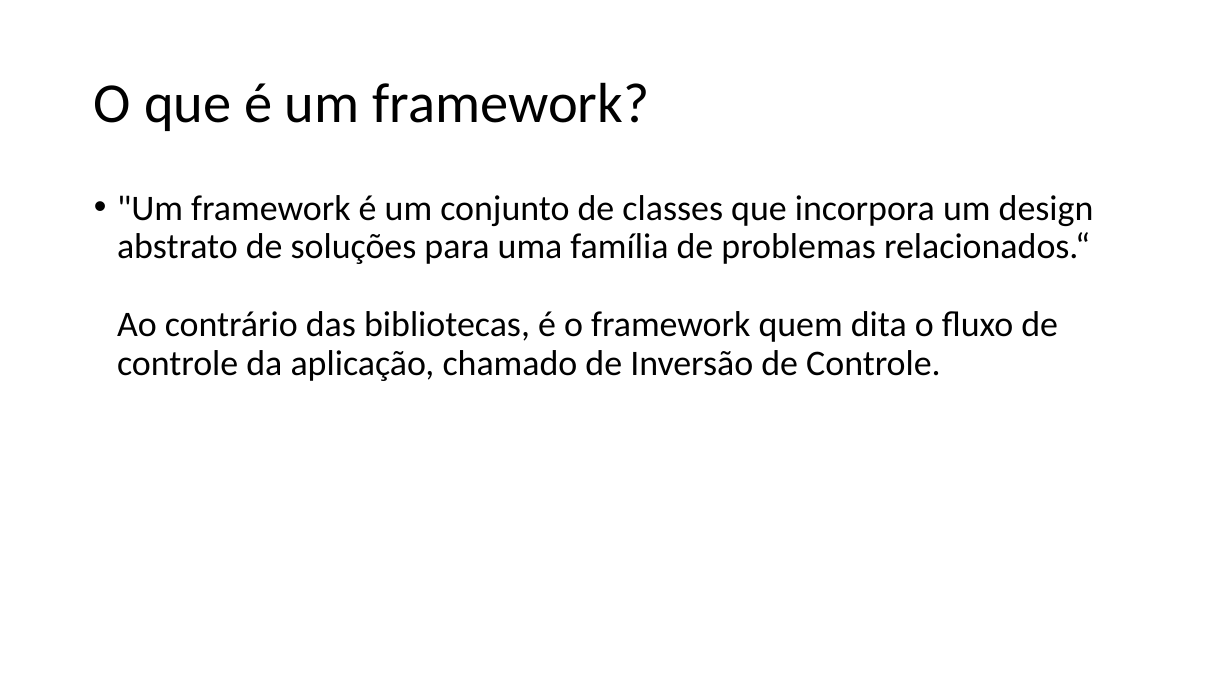
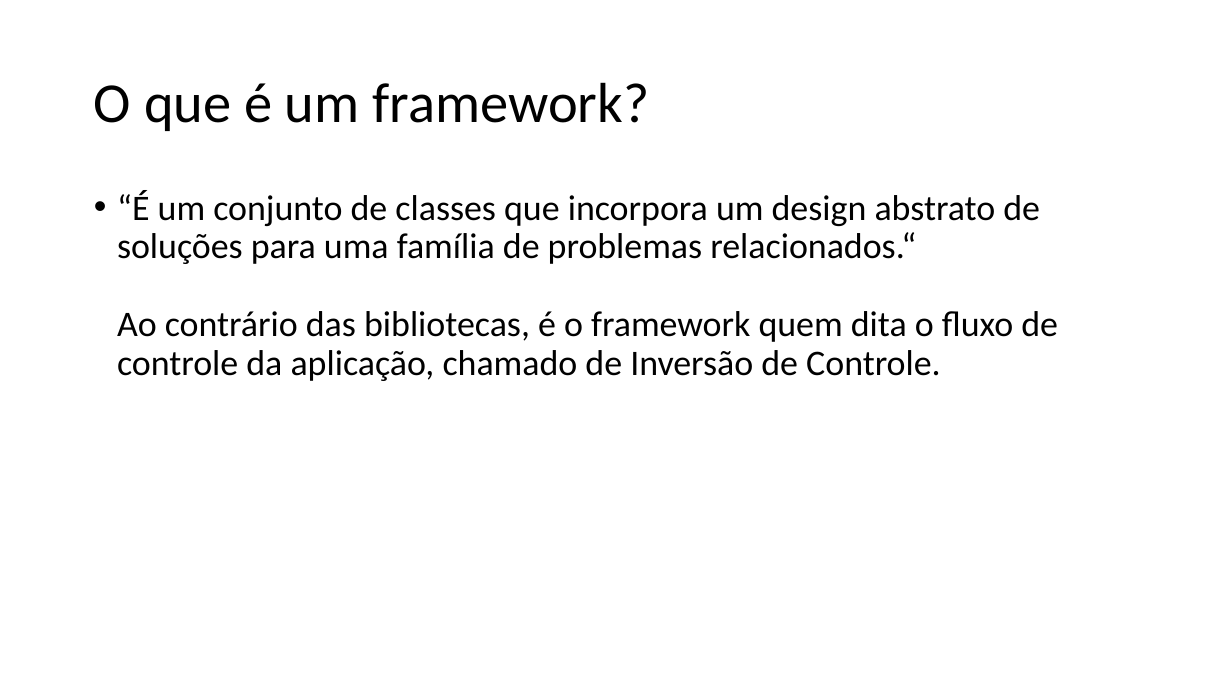
Before and after one commit to renanpupin/fct-blog, a slide deck: slide 2 of Introdução a APIs RESTful com PHP Laravel 5.pptx. Drawn at 1232x693 pixels with LibreOffice and Linux fonts; fonts in the diff are those of the drawing. Boxes give left, top, right and bottom in pixels: in the first picture for what was removed or moved away, otherwise in the second. Text is boxed around its words. In the diff, an @@ line names an element or a change of style, - is before the commit and + after.

```diff
--- a/Introdução a APIs RESTful com PHP Laravel 5.pptx
+++ b/Introdução a APIs RESTful com PHP Laravel 5.pptx
@@ text at <box>117,190,1058,381</box>: text changed @@
-• "Um framework é um conjunto de classes que incorpora um design abstrato de soluções para uma família de problemas relacionados.“
-  Ao contrário das bibliotecas, é o framework quem dita o fluxo de controle da aplicação, chamado de Inversão de Controle.
+• “É um conjunto de classes que incorpora um design abstrato de soluções para uma família de problemas relacionados.“
+  Ao contrário das bibliotecas, é o framework quem dita o fluxo de controle da aplicação, chamado de Inversão de Controle.
```
Also in this commit, not shown: 6 other slides changed, 3 slides removed.
